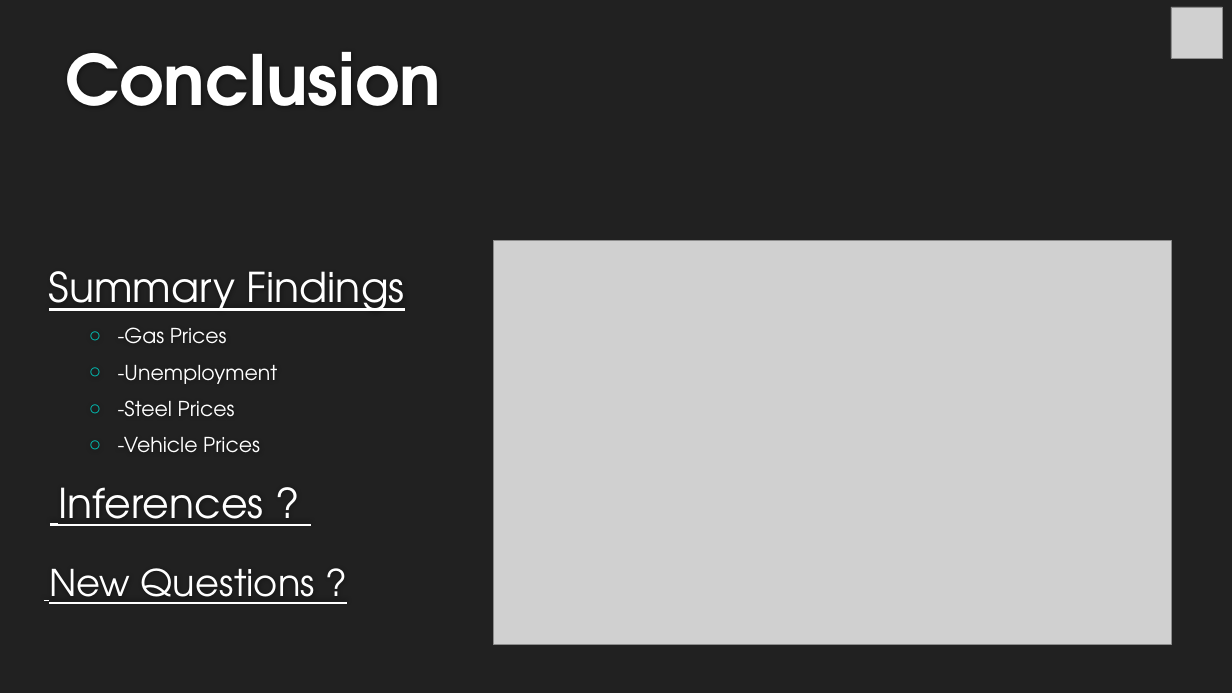
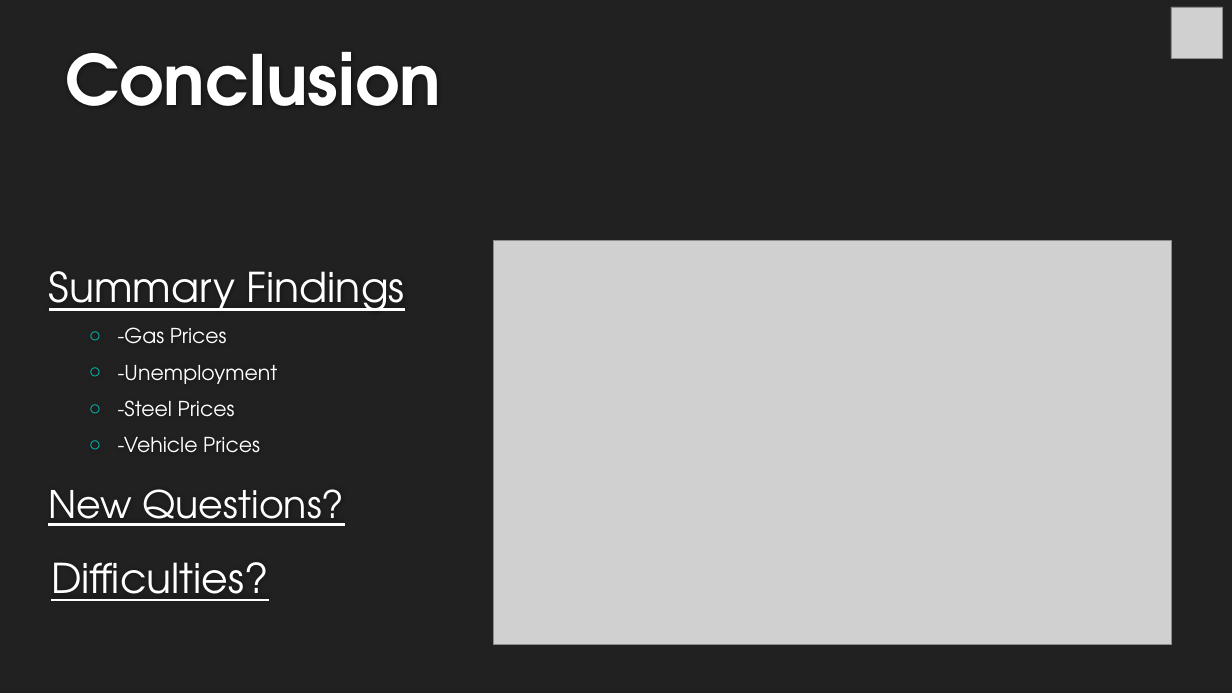
Before and after one commit to michelleherman13/auto-sales, a slide deck: slide 16 of Presentation/Auto_sales_DH.pptx. Drawn at 1232x693 pixels with LibreOffice and Linux fonts; fonts in the diff are those of the drawing; grey boxes stand for pictures; background and template pictures are left out. Boxes give left, top, right and bottom in pixels: in the first picture for what was removed or moved away, otherwise in the second. Text is boxed around its words. In the diff, an @@ line names an element or a change of style, - is before the commit and + after.

```diff
--- a/Presentation/Auto_sales_DH.pptx
+++ b/Presentation/Auto_sales_DH.pptx
@@ text at (48,489,345,526): text changed; size 28.8 to 29.6 pt @@
-New Questions ?
+New Questions?
@@ text removed at (58,487,263,526) @@
-Inferences ?
@@ text added at (51,562,269,601), 32 pt, text #FFFFFF, underline @@
+Difficulties?
```
Also in this commit, not shown: 1 slide removed, 1 other file.
